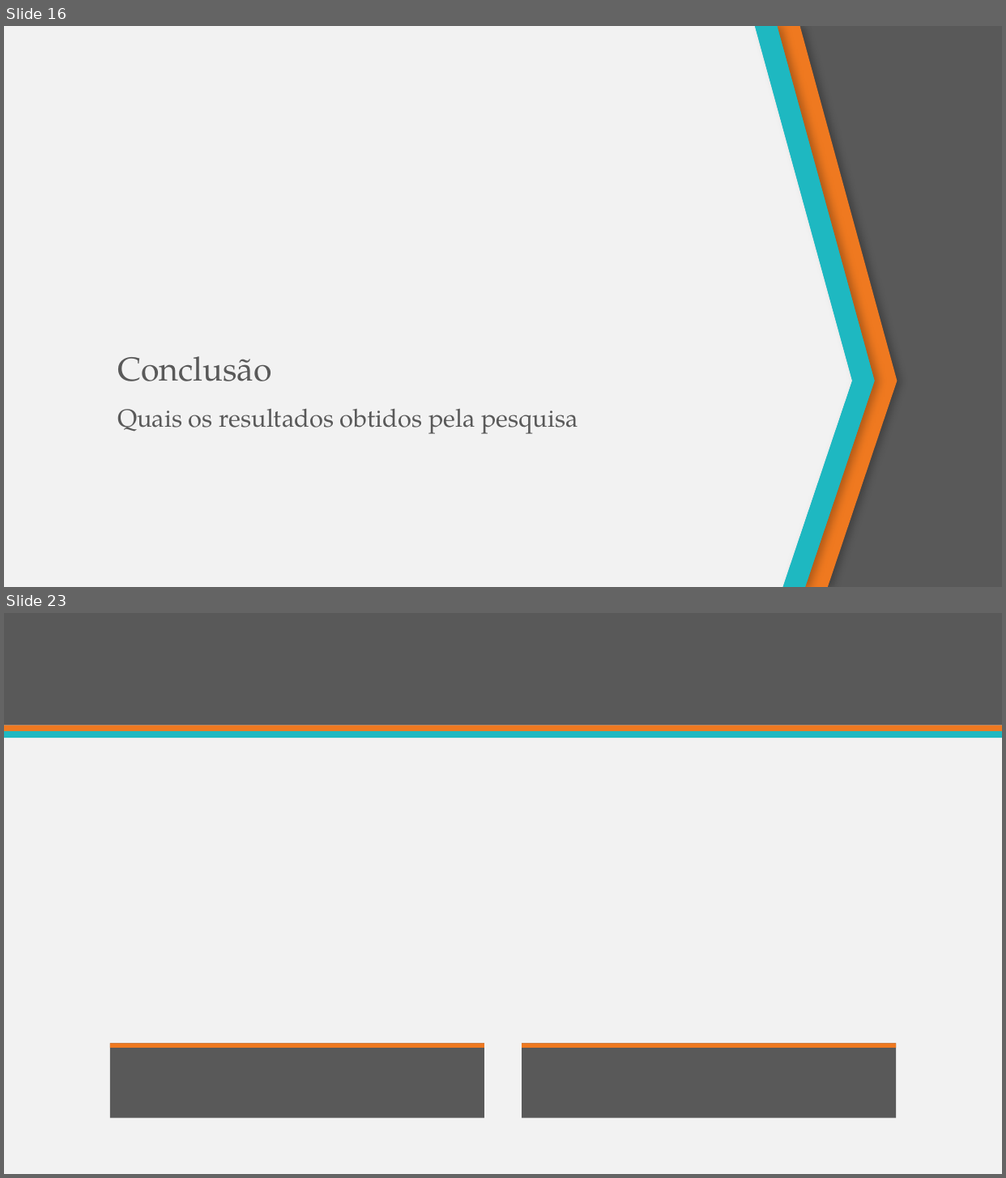
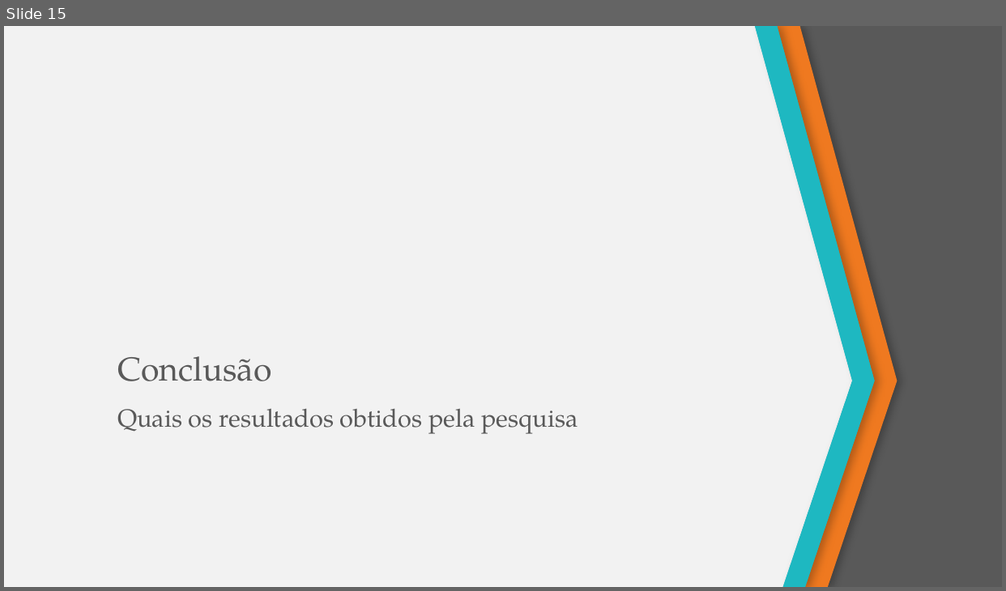
Before and after one commit to melize/Simulacao-Estacionamento-UNIVALI, a slide deck: Analise de Aplicacao para controle da superlotacao de.pptx. Shown one above the other, each under a label of ours: slides 16 and 23 before the commit, slide 15 after it; the slides between them are not shown. The pictures are 1006x1178 and 1006x591 pixels, drawn with LibreOffice and Linux fonts; fonts in the diff are those of the drawing. Boxes give left, top, right and bottom in pixels: in the first picture for what was removed or moved away, otherwise in the second. Text is boxed around its words. In the diff, an @@ line names an element or a change of style, - is before the commit and + after.

```diff
--- a/Analise de Aplicacao para controle da superlotacao de.pptx
+++ b/Analise de Aplicacao para controle da superlotacao de.pptx
@@ slide 23 removed at (x1=4, y1=613, x2=1002, y2=1174), background #F2F2F2 @@
@@ rectangle removed at (x1=4, y1=613, x2=1002, y2=726) @@
@@ rectangle removed at (x1=4, y1=726, x2=1002, y2=732) @@
@@ rectangle removed at (x1=4, y1=731, x2=1002, y2=738) @@
@@ rectangle removed at (x1=110, y1=1043, x2=484, y2=1118) @@
@@ rectangle removed at (x1=110, y1=1043, x2=484, y2=1048) @@
@@ rectangle removed at (x1=522, y1=1043, x2=897, y2=1118) @@
@@ rectangle removed at (x1=522, y1=1043, x2=897, y2=1048) @@
@@ what was slide 16 is now slide 15 @@
```
Also in this commit, not shown: 4 slides added, 7 other slides removed, 1 other file.
